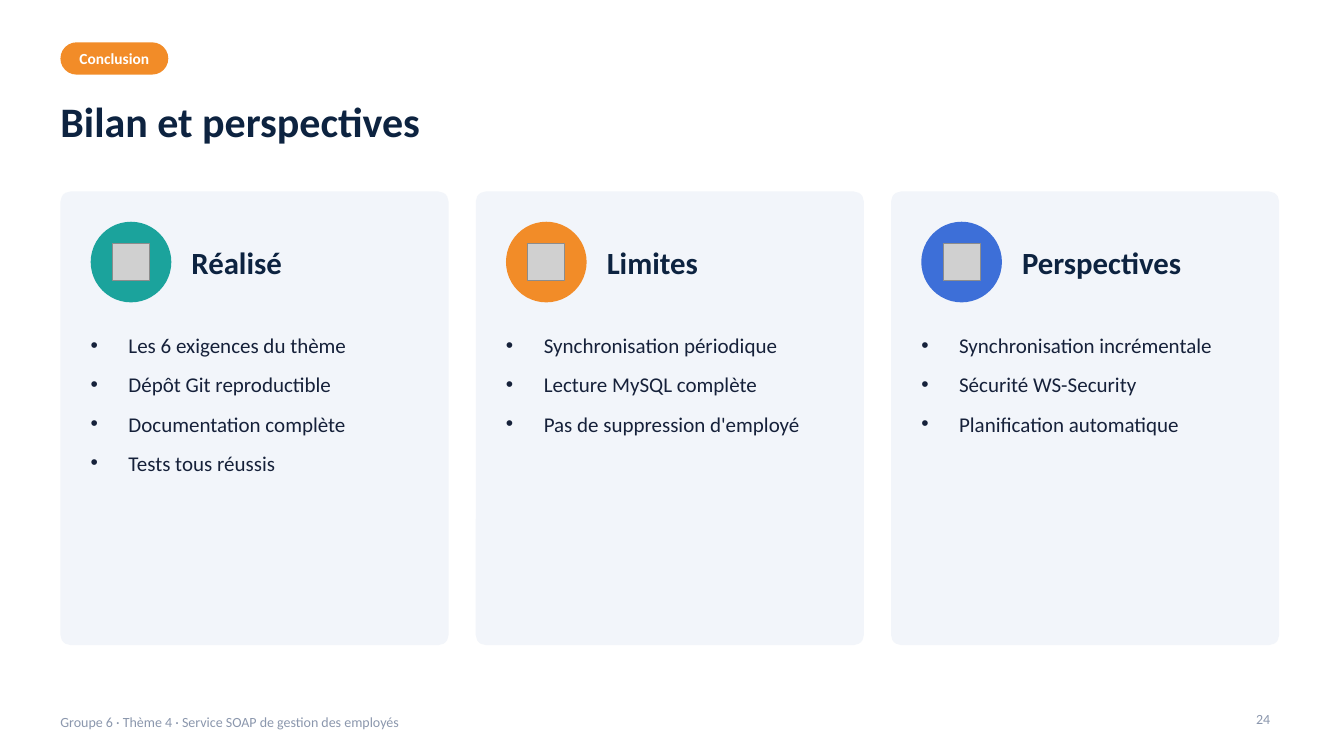
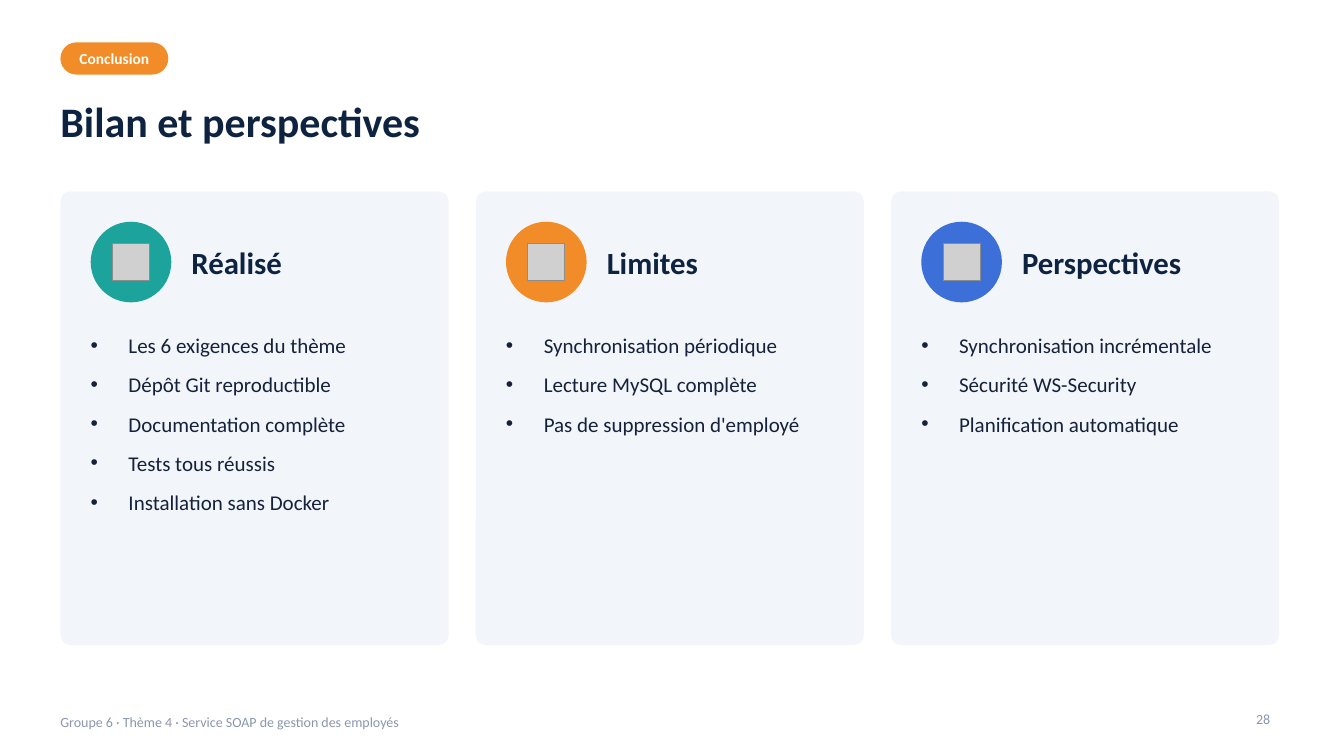
Before and after one commit to malickabdoul/employee-soap-servic, a slide deck: slide 28 of presentation/presentation-theme4-groupe6.pptx (slide 24 before the commit). Drawn at 1344x756 pixels with LibreOffice and Linux fonts; fonts in the diff are those of the drawing; grey boxes stand for pictures; background and template pictures are left out. Boxes give left, top, right and bottom in pixels: in the first picture for what was removed or moved away, otherwise in the second. Text is boxed around its words. In the diff, an @@ line names an element or a change of style, - is before the commit and + after.

```diff
--- a/presentation/presentation-theme4-groupe6.pptx
+++ b/presentation/presentation-theme4-groupe6.pptx
@@ text at (128,495,329,510): paragraph added @@
+• Installation sans Docker
@@ page number at (1256,714,1270,724): text changed @@
-24
+28
```
Also in this commit, not shown: 3 other slides changed, 4 slides added, 3 other files.
